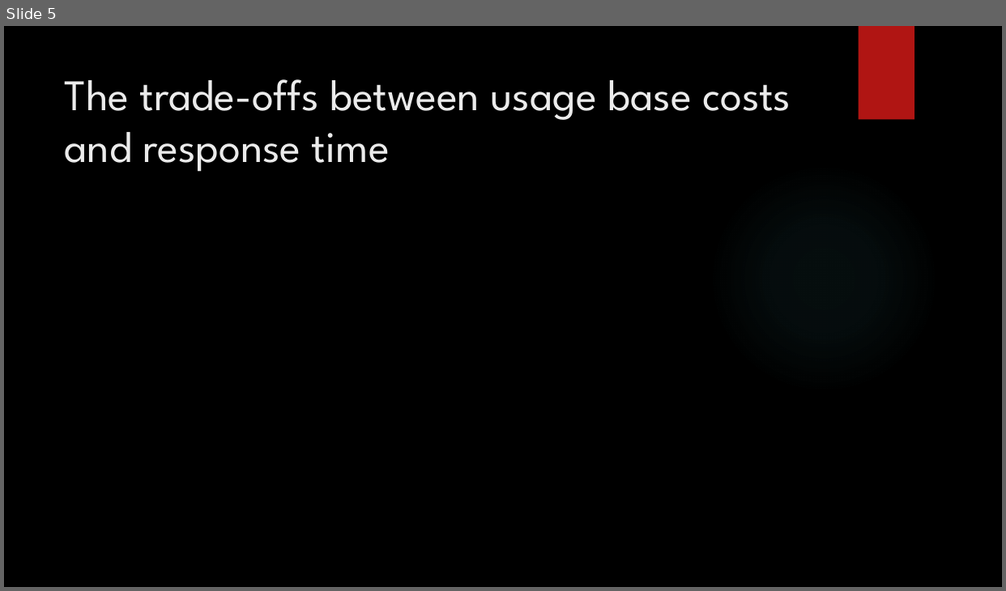
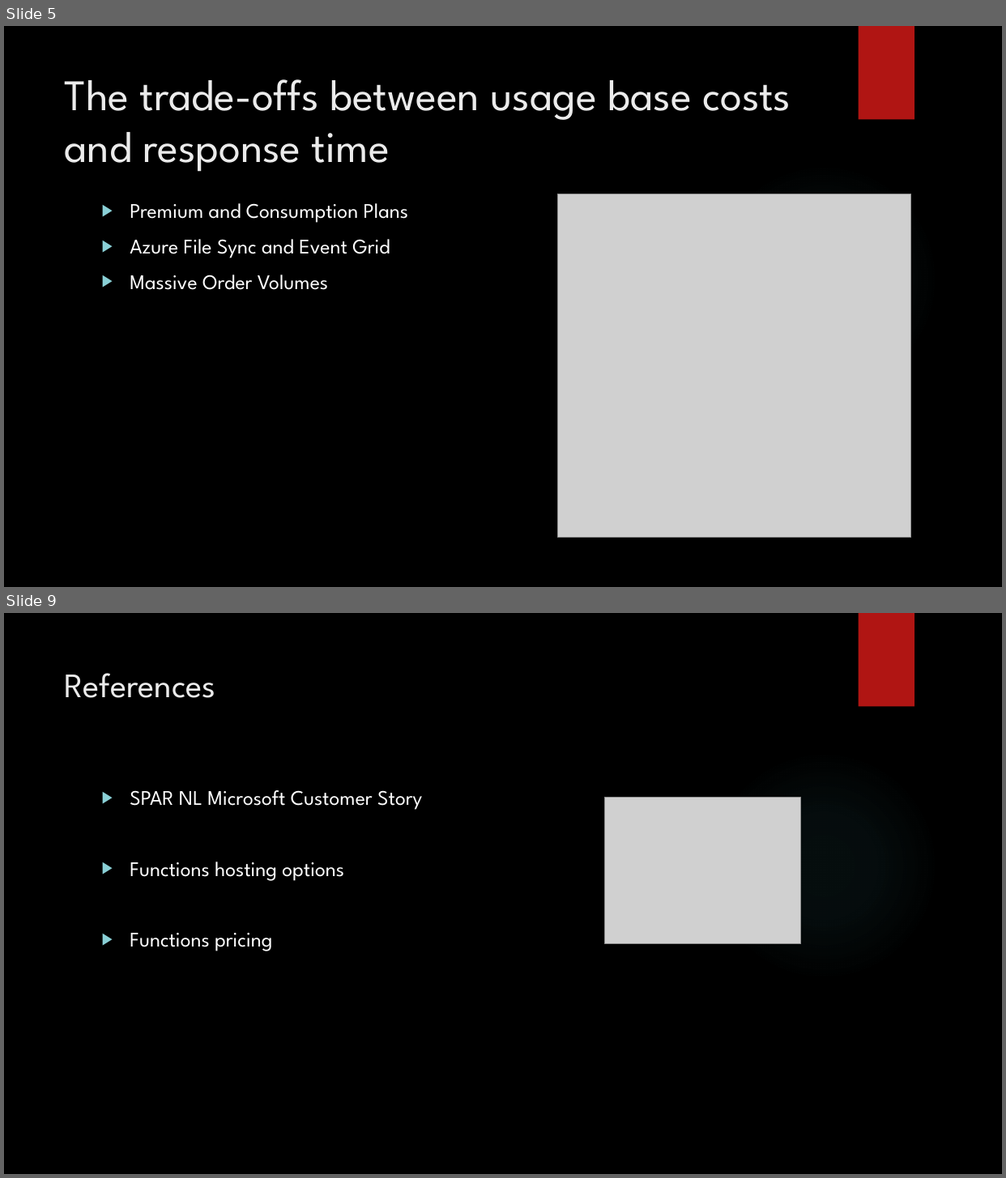
Before and after one commit to han00163/CST8912-MidTerm-Group-Project, a slide deck: CST8912_011_Presentation1_Group3.pptx. Shown one above the other, each under a label of ours: slide 5 before the commit, slides 5 and 9 after it; the slides between them are not shown. The pictures are 1006x591 and 1006x1178 pixels, drawn with LibreOffice and Linux fonts; fonts in the diff are those of the drawing; grey boxes stand for pictures; background and template pictures are left out. Boxes give left, top, right and bottom in pixels: in the first picture for what was removed or moved away, otherwise in the second. Text is boxed around its words. In the diff, an @@ line names an element or a change of style, - is before the commit and + after.

```diff
--- a/CST8912_011_Presentation1_Group3.pptx
+++ b/CST8912_011_Presentation1_Group3.pptx
@@ slide 9 added at (4, 613, 1002, 1174), background picture (left out); not listed: 2 template elements that a slide beside it also shows @@
@@ title added at (65, 673, 216, 698), 33 pt, text #EBEBEB @@
+References
@@ text added at (130, 790, 422, 952), 20 pt, text #FFFFFF @@
+▶ SPAR NL Microsoft Customer Story
+▶ Functions hosting options
+▶ Functions pricing
@@ picture added at (605, 797, 801, 944) @@
@@ slide 5 changed as well @@
@@ picture added at (558, 194, 911, 538) @@
@@ text added at (130, 203, 408, 290), 20 pt, text #FFFFFF @@
+▶ Premium and Consumption Plans
+▶ Azure File Sync and Event Grid
+▶ Massive Order Volumes
```
Also in this commit, not shown: 3 other slides changed, 4 other slides added, 1 slide removed.
